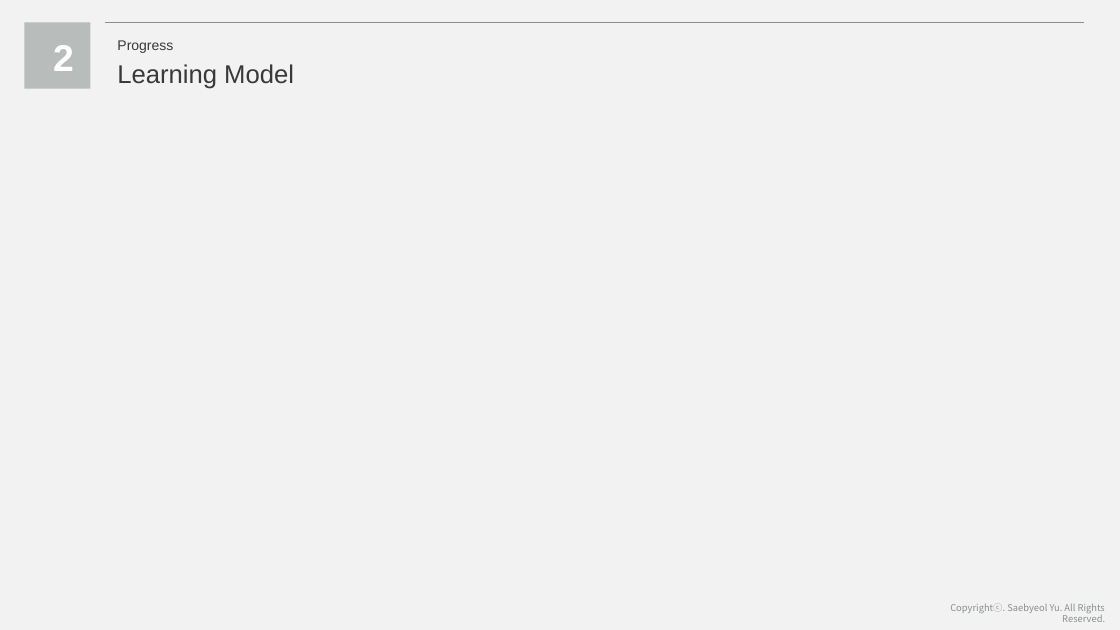
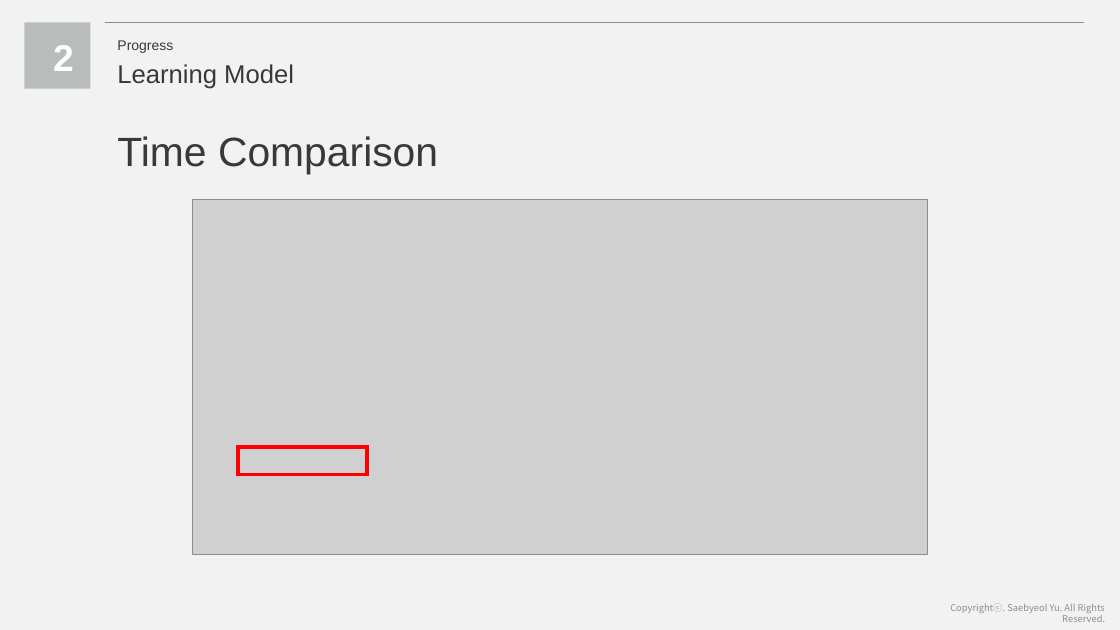
Before and after one commit to smoothie316/Docs, a slide deck: slide 25 of Weekly Presentation/Capstone Design 4th Presentation.pptx (slide 23 before the commit). Drawn at 1120x630 pixels with LibreOffice and Linux fonts; fonts in the diff are those of the drawing; grey boxes stand for pictures. Boxes give left, top, right and bottom in pixels: in the first picture for what was removed or moved away, otherwise in the second. Text is boxed around its words. In the diff, an @@ line names an element or a change of style, - is before the commit and + after.

```diff
--- a/Weekly Presentation/Capstone Design 4th Presentation.pptx
+++ b/Weekly Presentation/Capstone Design 4th Presentation.pptx
@@ text added at (x1=117, y1=136, x2=438, y2=175), 35 pt, text #3A3838 @@
+Time Comparison
@@ picture added at (x1=192, y1=200, x2=928, y2=555) @@
@@ rectangle added at (x1=238, y1=447, x2=366, y2=475), outline #FF0000 3 pt @@
```
Also in this commit, not shown: 26 other slides changed, 1 slide added.
